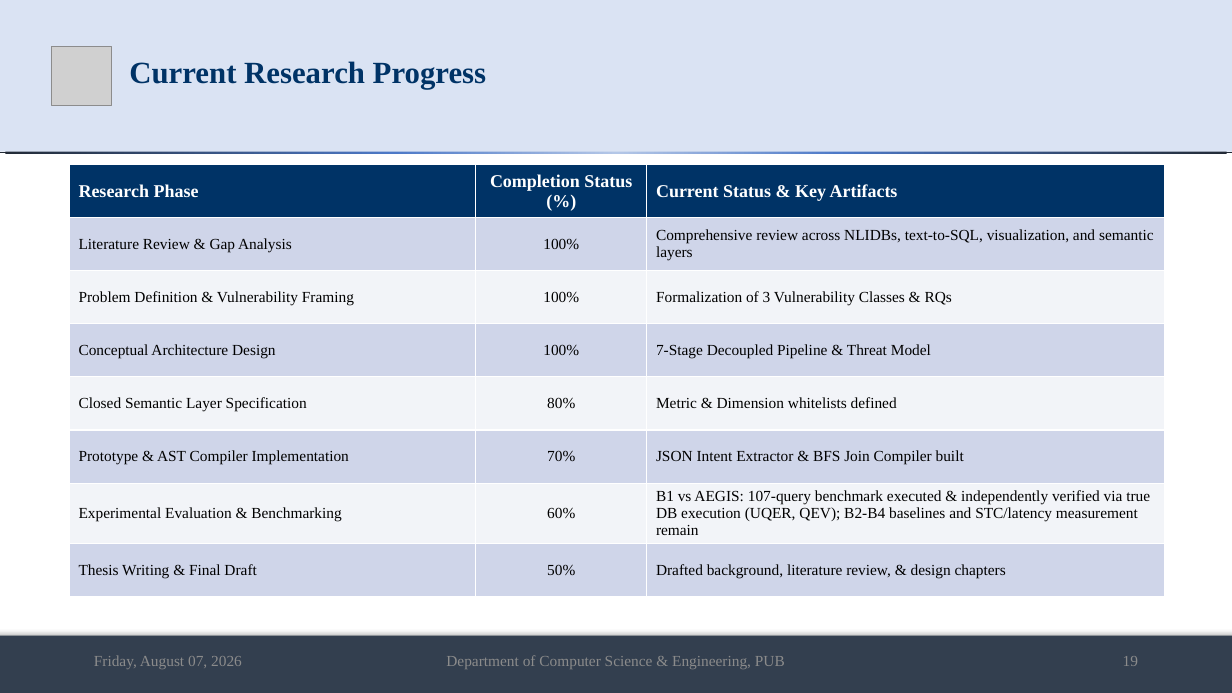
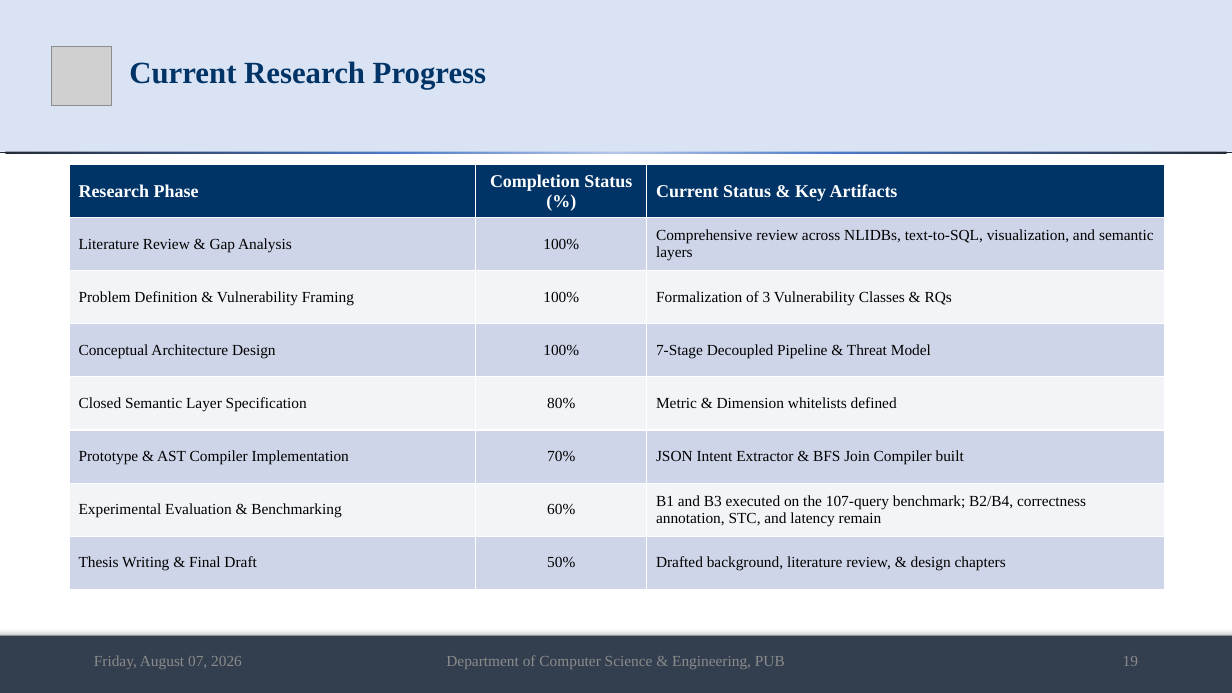
Before and after one commit to md-riaz/AEGIS-Research, a slide deck: slide 19 of docs/scripts/Md_Riaz_Mid_Defense_Final_0322310105101024.pptx. Drawn at 1232x693 pixels with LibreOffice and Linux fonts; fonts in the diff are those of the drawing; grey boxes stand for pictures. Boxes give left, top, right and bottom in pixels: in the first picture for what was removed or moved away, otherwise in the second. Text is boxed around its words. In the diff, an @@ line names an element or a change of style, - is before the commit and + after.

Commit message:
Refresh thesis benchmark evidence and presentation

```diff
--- a/docs/scripts/Md_Riaz_Mid_Defense_Final_0322310105101024.pptx
+++ b/docs/scripts/Md_Riaz_Mid_Defense_Final_0322310105101024.pptx
@@ table at (x1=69, y1=165, x2=1165, y2=590) @@
-row 7, column 3: B1 vs AEGIS: 107-query benchmark executed & independently verified via true DB execution (UQER, QEV); B2-B4 baselines and STC/latency measurement remain
+row 7, column 3: B1 and B3 executed on the 107-query benchmark; B2/B4, correctness annotation, STC, and latency remain
```
Also in this commit, not shown: 11 other slides changed, 1 slide added, 33 other files.
